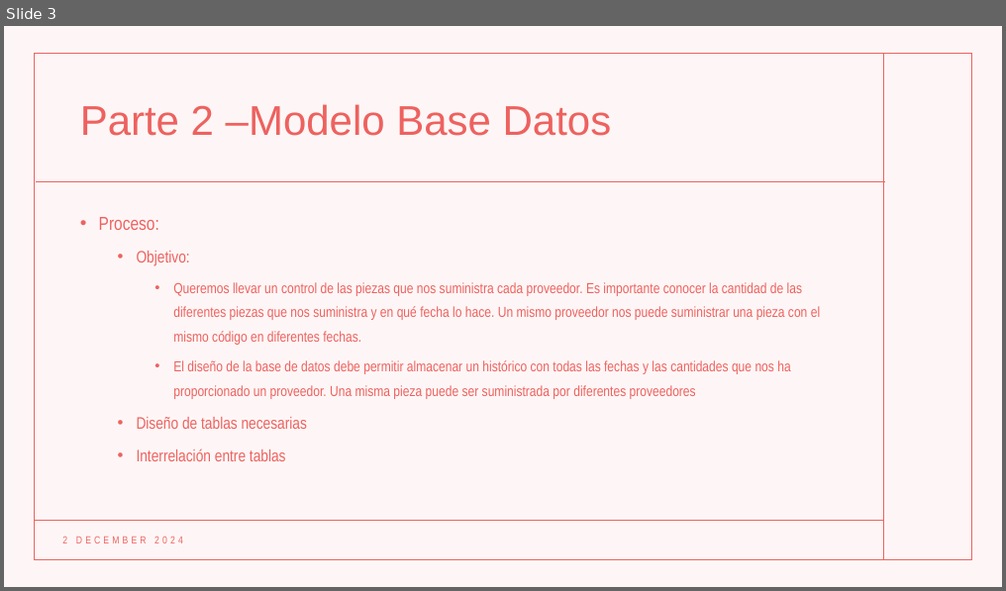
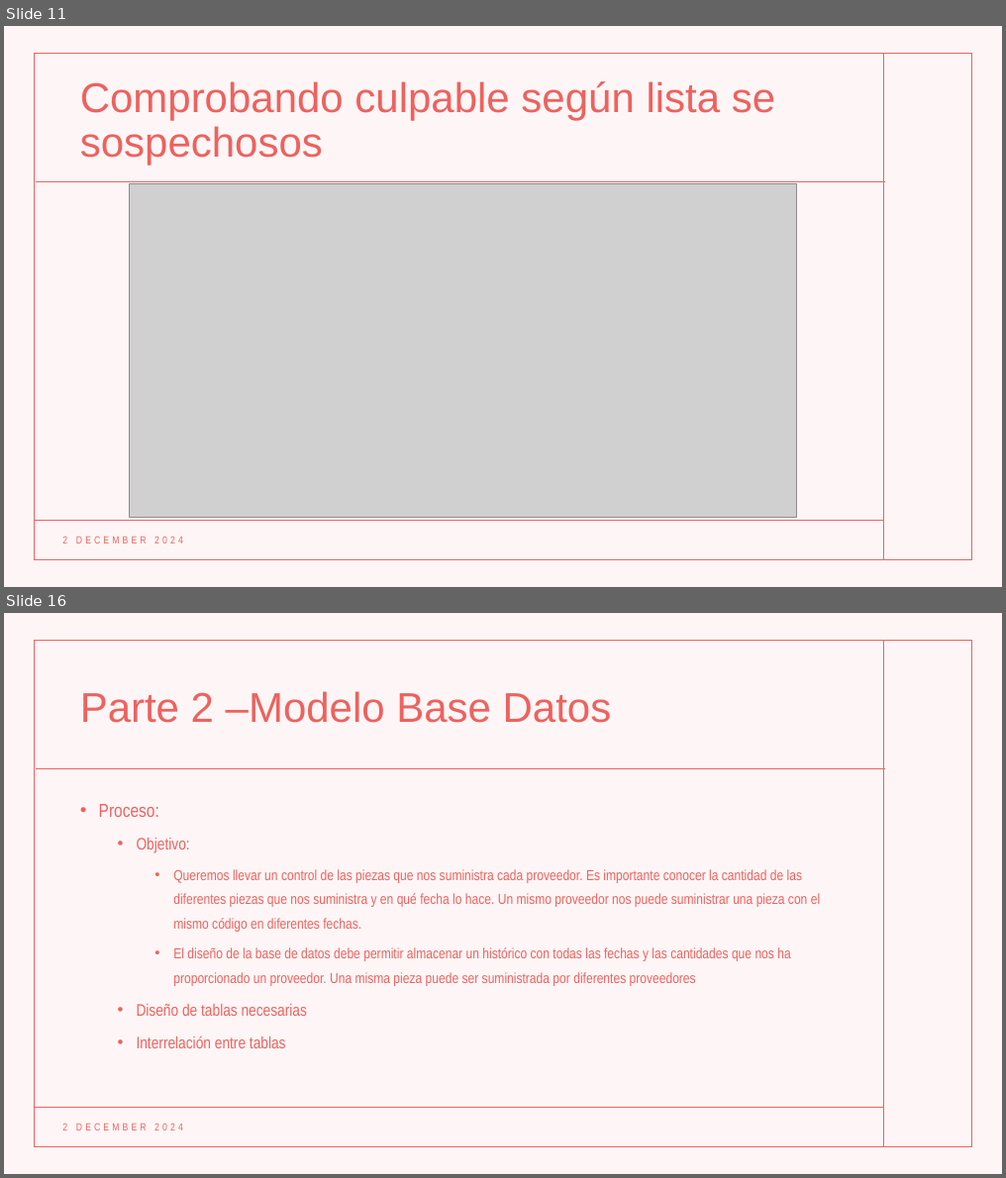
Before and after one commit to Rommel-DS/Team-Challenge---Sherlock-SQL, a slide deck: TEAM CHALLENGE.pptx. Shown one above the other, each under a label of ours: slide 3 before the commit, slides 11 and 16 after it; the slides between them are not shown. The pictures are 1006x591 and 1006x1178 pixels, drawn with LibreOffice and Linux fonts; fonts in the diff are those of the drawing; grey boxes stand for pictures. Boxes give left, top, right and bottom in pixels: in the first picture for what was removed or moved away, otherwise in the second. Text is boxed around its words. In the diff, an @@ line names an element or a change of style, - is before the commit and + after.

```diff
--- a/TEAM CHALLENGE.pptx
+++ b/TEAM CHALLENGE.pptx
@@ slide 11 added at box(4, 26, 1002, 587), background #FFFFFF; not listed: 5 template elements that a slide beside it also shows @@
@@ title added at box(80, 81, 775, 166), 40 pt, text #ED625F @@
+Comprobando culpable según lista se sospechosos
@@ picture added at box(129, 184, 796, 517) @@
@@ text added at box(62, 536, 183, 544), 10 pt, text #ED625F @@
+2 DECEMBER 2024
@@ what was slide 3 is now slide 16 @@
```
Also in this commit, not shown: 12 other slides added.
